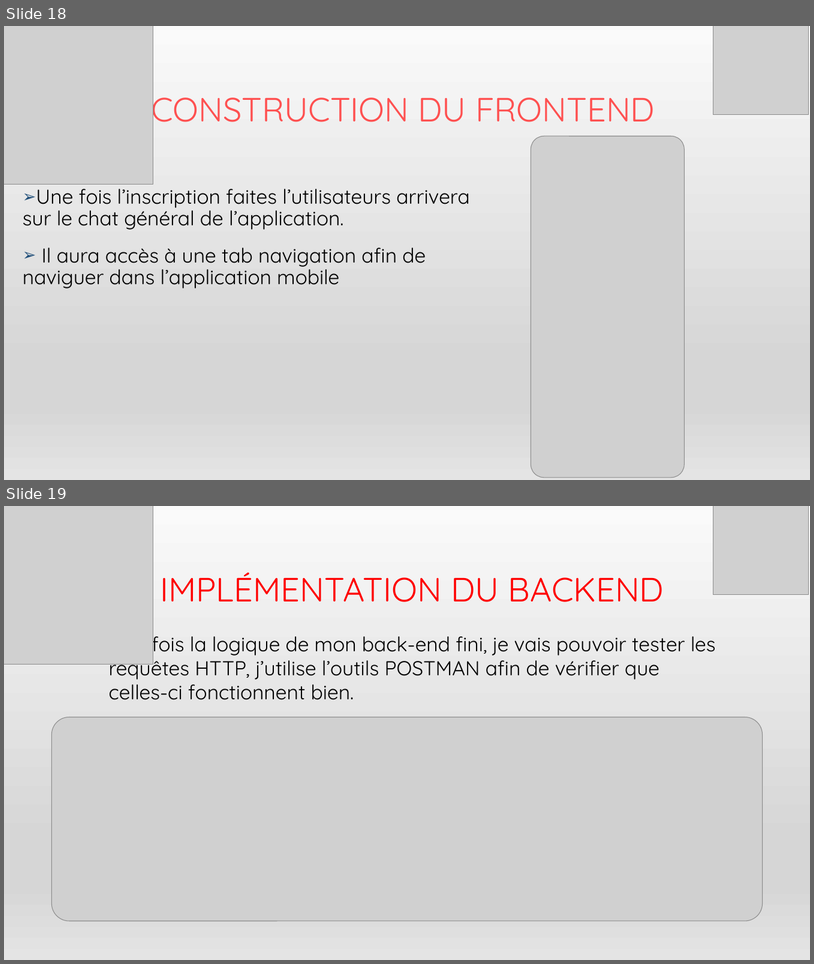
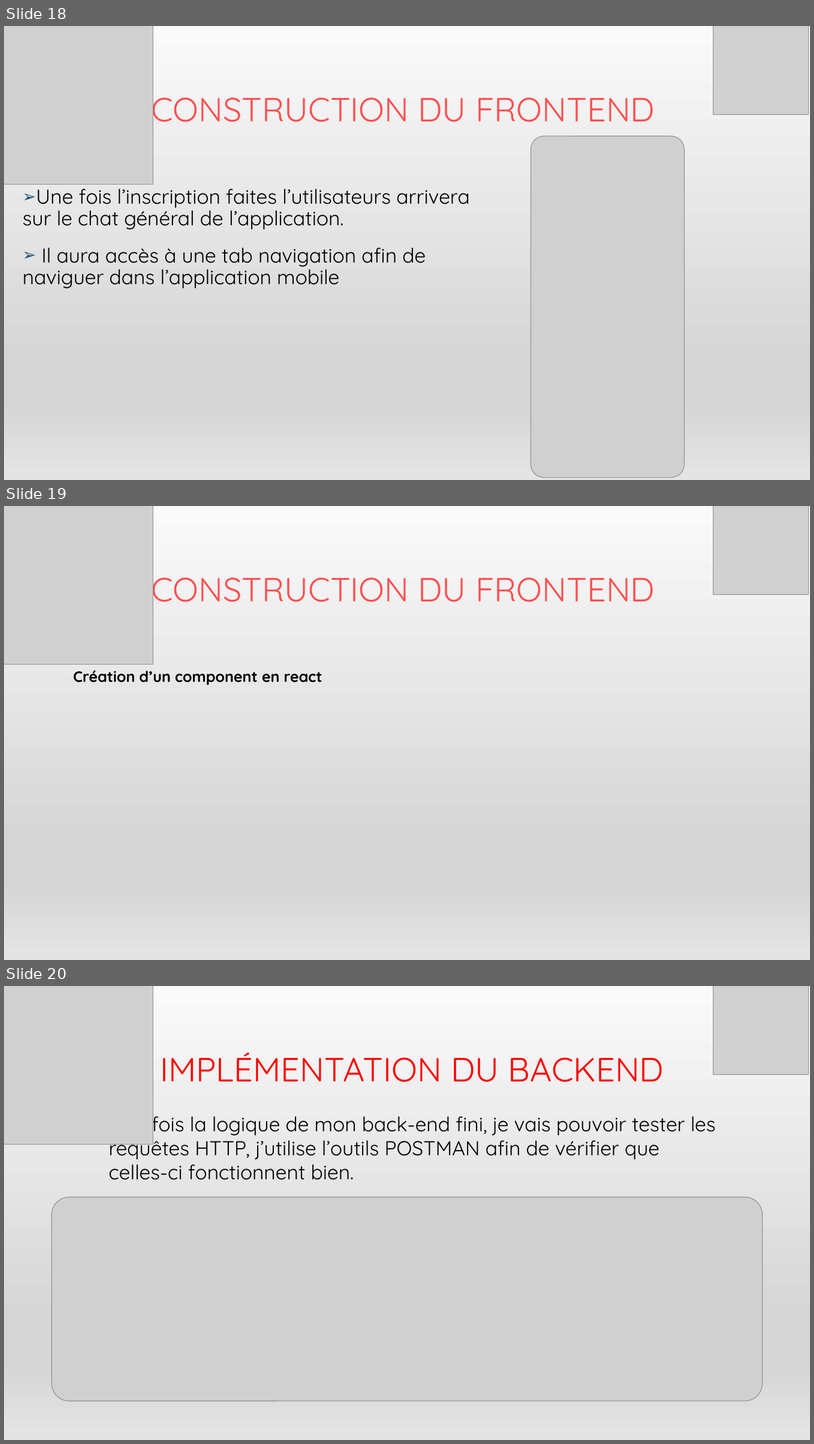
Before and after one commit to S-mkds/CDA-Dossiers-Professionnels, a slide deck: Présentation_Projet_Professionnel.pptx. Shown one above the other, each under a label of ours: slides 18 and 19 before the commit, slides 18, 19 and 20 after it. The pictures are 814x964 and 814x1444 pixels, drawn with LibreOffice and Linux fonts; fonts in the diff are those of the drawing; grey boxes stand for pictures. Boxes give left, top, right and bottom in pixels: in the first picture for what was removed or moved away, otherwise in the second. Text is boxed around its words. In the diff, an @@ line names an element or a change of style, - is before the commit and + after.

```diff
--- a/Présentation_Projet_Professionnel.pptx
+++ b/Présentation_Projet_Professionnel.pptx
@@ slide 19 added at (x1=4, y1=506, x2=810, y2=960), background gradient #F2F2F2 to #E7E6E6 to #FFFFFF to #D0CECE; not listed: 1 template element that a slide beside it also shows @@
@@ picture added at (x1=4, y1=506, x2=153, y2=664) @@
@@ picture added at (x1=714, y1=506, x2=809, y2=594) @@
@@ title added at (x1=151, y1=567, x2=655, y2=610), 40 pt, text #FF5050 @@
+V. CONSTRUCTION DU FRONTEND
@@ text added at (x1=73, y1=670, x2=323, y2=685), 18 pt, text #000000, bold @@
+Création d’un component en react
@@ what was slide 19 is now slide 20 @@
```
Also in this commit, not shown: 1 other slide added, 7 other files.
